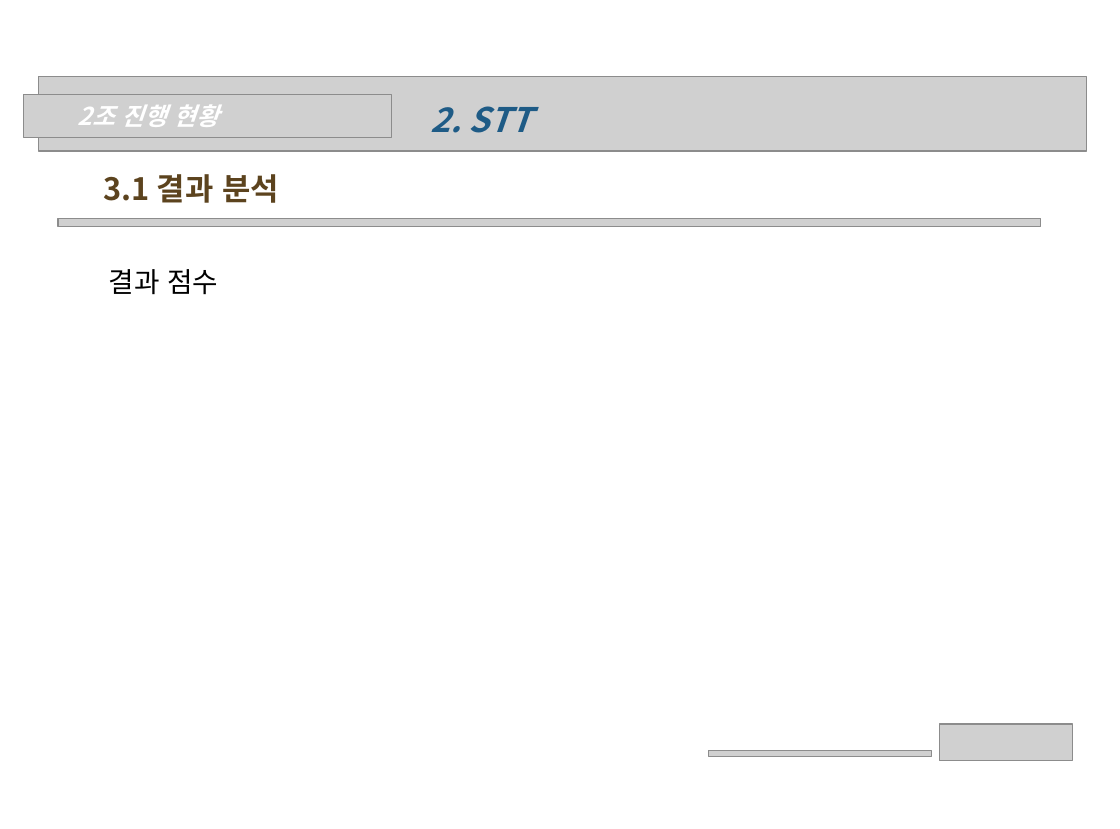
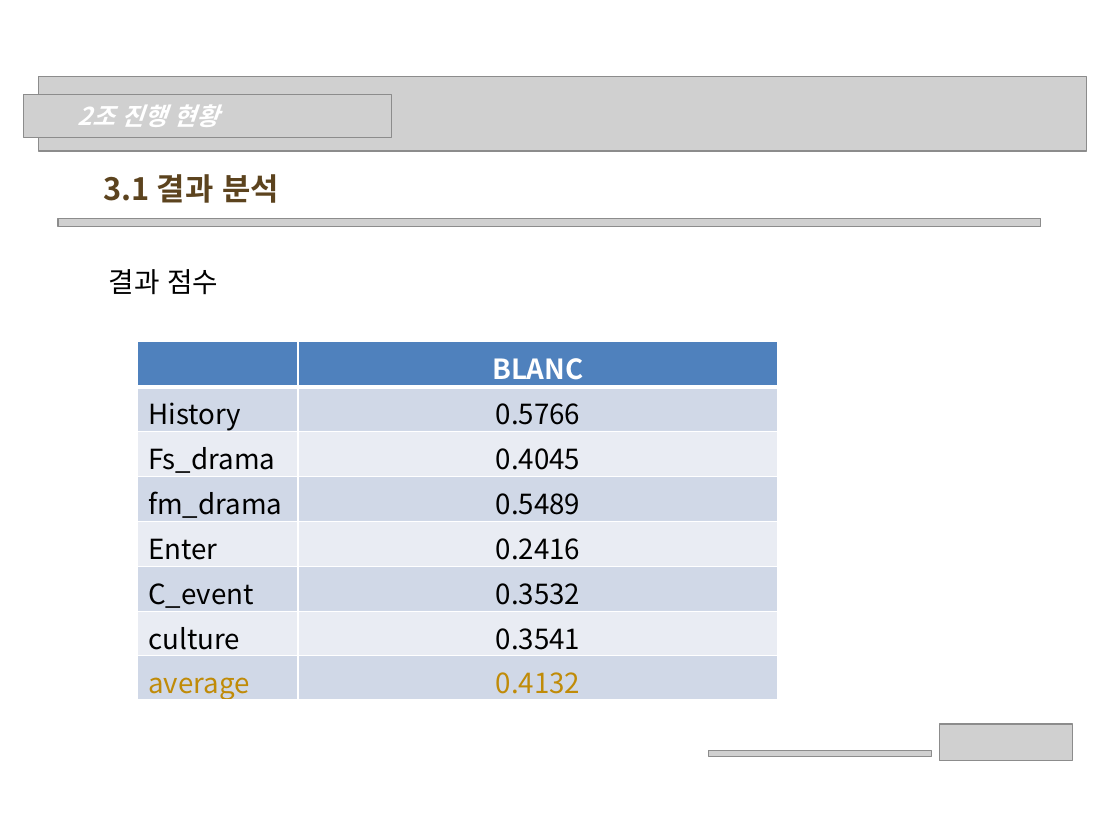
Before and after one commit to wonchul98/audio-to-summary, a slide deck: slide 9 of ppt/0527_2조_나현희_신원철.pptx. Drawn at 1120x829 pixels with LibreOffice and Linux fonts; fonts in the diff are those of the drawing; grey boxes stand for pictures; background and template pictures are left out. Boxes give left, top, right and bottom in pixels: in the first picture for what was removed or moved away, otherwise in the second. Text is boxed around its words. In the diff, an @@ line names an element or a change of style, - is before the commit and + after.

```diff
--- a/ppt/0527_2조_나현희_신원철.pptx
+++ b/ppt/0527_2조_나현희_신원철.pptx
@@ text removed at <box>430,106,532,133</box> @@
-2. STT
@@ table added at <box>137,341,778,704</box>, 8 rows, 2 columns @@
+ | BLANC
+History | 0.5766
+Fs_drama | 0.4045
+fm_drama | 0.5489
+Enter | 0.2416
+C_event | 0.3532
+culture | 0.3541
+average | 0.4132
```
Also in this commit, not shown: 9 other slides changed.
